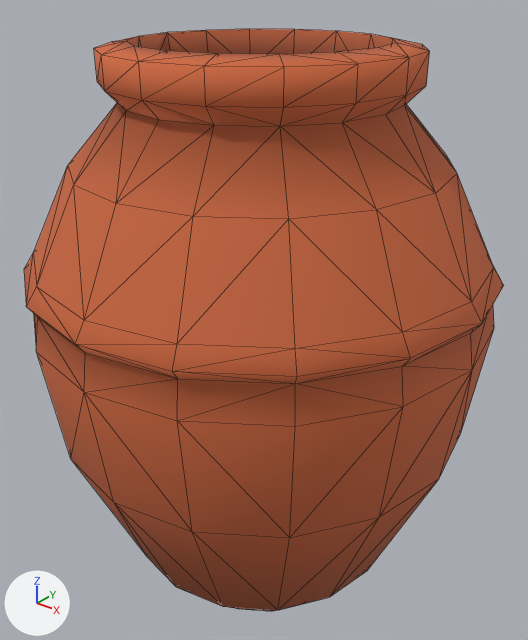
An edit to the glTF model games/yorimichi/assets/belmonte/meshes/SM_BM_BP_Orcio.glb, drawn before and after from the same camera.
Both versions are drawn from a camera (50 mm lens) standing at (0.769, -0.956, 1.155) and looking at (-0.006, 0.013, 0.554). The lights are fixed; the arrows at lower left show +X, +Y and +Z. The first picture is the older version. Mesh edges are drawn as thin lines. Vertices at exactly the same position are counted once.

Names of what the first picture shows: 'SM_BM_BP_Orcio'.
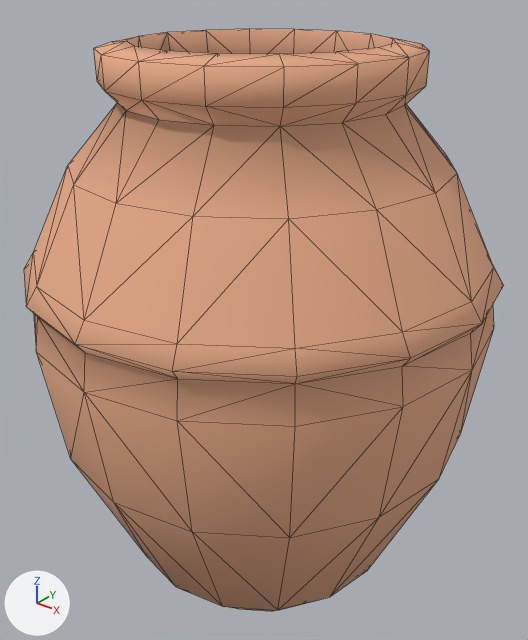
Boxes [x1, y1, x2, y2] around the edits, measured in the pictures (528 x 640 px):
part 1 of me_sm_bp_orcio, recoloured (orange to beige)
    both: [24, 36, 504, 538]
part 2 of me_sm_bp_orcio, recoloured
    both: [74, 29, 438, 611]

The change, as a list of edits to the scene's bpy script:
```text
Change me_sm_bp_orcio:
    where me_sm_bp_orcio.from_pydata(...)  # 225 vertices, 400 faces; spans x -0.415..0.415, y -0.415..0.415, z 0.0..1.05
    used by ob_sm_bm_bp_orcio; location = (0.0, 0.0, 0.0)
    me_sm_bp_orcio part 1: 288 faces centred in x -0.395..0.395, y -0.395..0.395, z 0.453..1.047 are repainted in the vertex colours; the middle colour goes from orange #c7653d to beige #e5a986
    me_sm_bp_orcio part 2: 112 faces centred in x -0.324..0.324, y -0.324..0.324, z 0.033..1.027 are repainted in the vertex colours; the middle colour goes from brown #a95634 to beige #d59d7d
```
